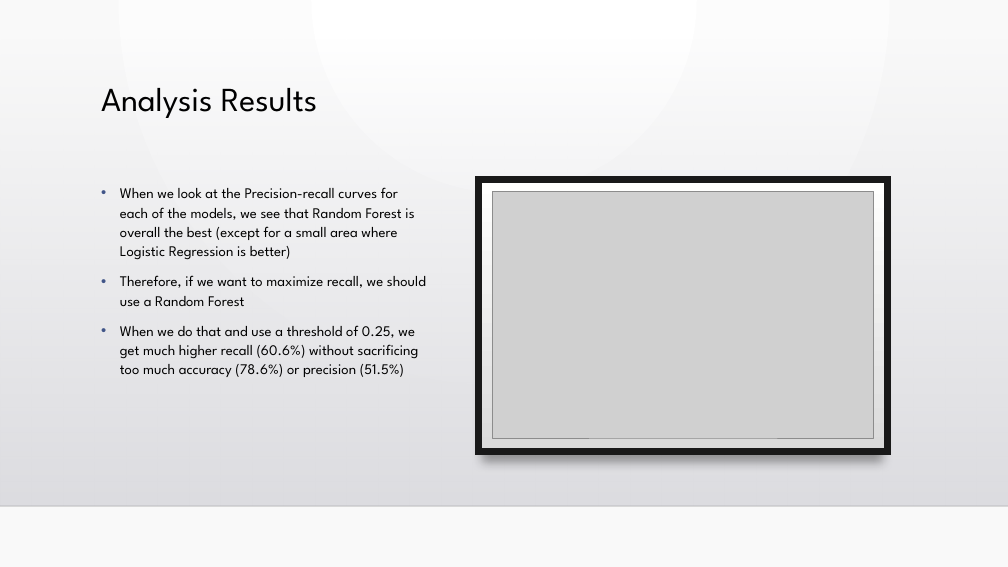
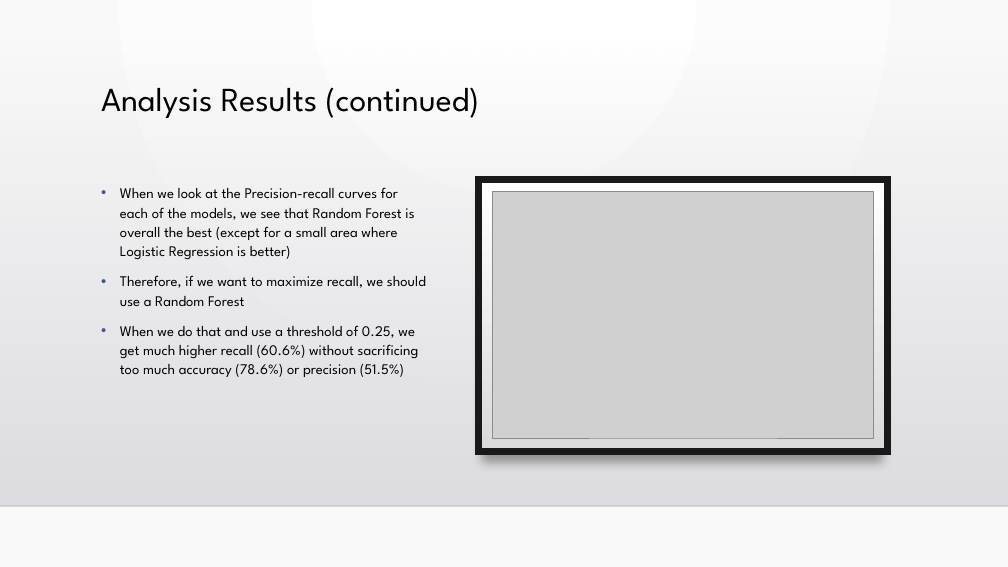
Before and after one commit to gblinick/Predicting-Credit-Card-Default-in-sci-kit-learn, a slide deck: slide 15 of Final Report/Predicting Credit Card Default with scikit-learn.pptx. Drawn at 1008x567 pixels with LibreOffice and Linux fonts; fonts in the diff are those of the drawing; grey boxes stand for pictures; background and template pictures are left out. Boxes give left, top, right and bottom in pixels: in the first picture for what was removed or moved away, otherwise in the second. Text is boxed around its words. In the diff, an @@ line names an element or a change of style, - is before the commit and + after.

```diff
--- a/Final Report/Predicting Credit Card Default with scikit-learn.pptx
+++ b/Final Report/Predicting Credit Card Default with scikit-learn.pptx
@@ title at (101, 87, 479, 118): text changed @@
-Analysis Results
+Analysis Results (continued)
```
Also in this commit, not shown: 5 other slides changed, 2 other files.
